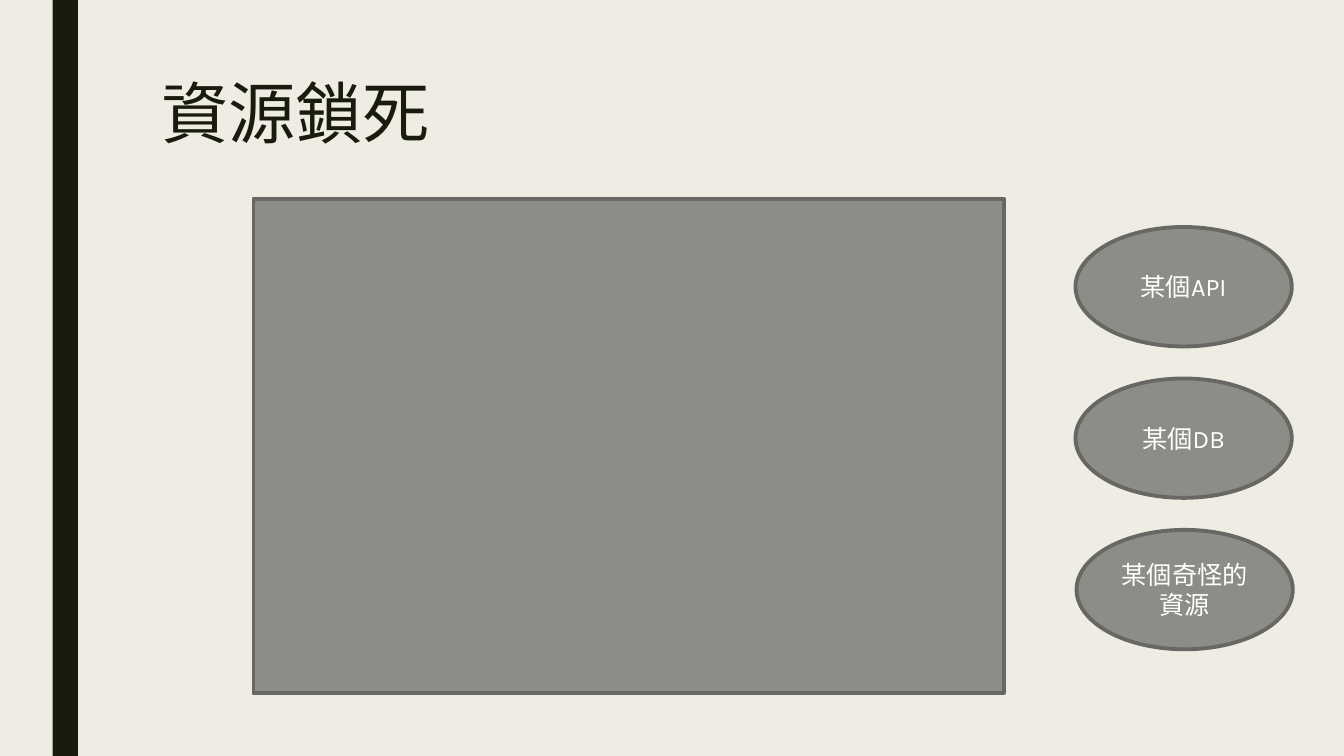
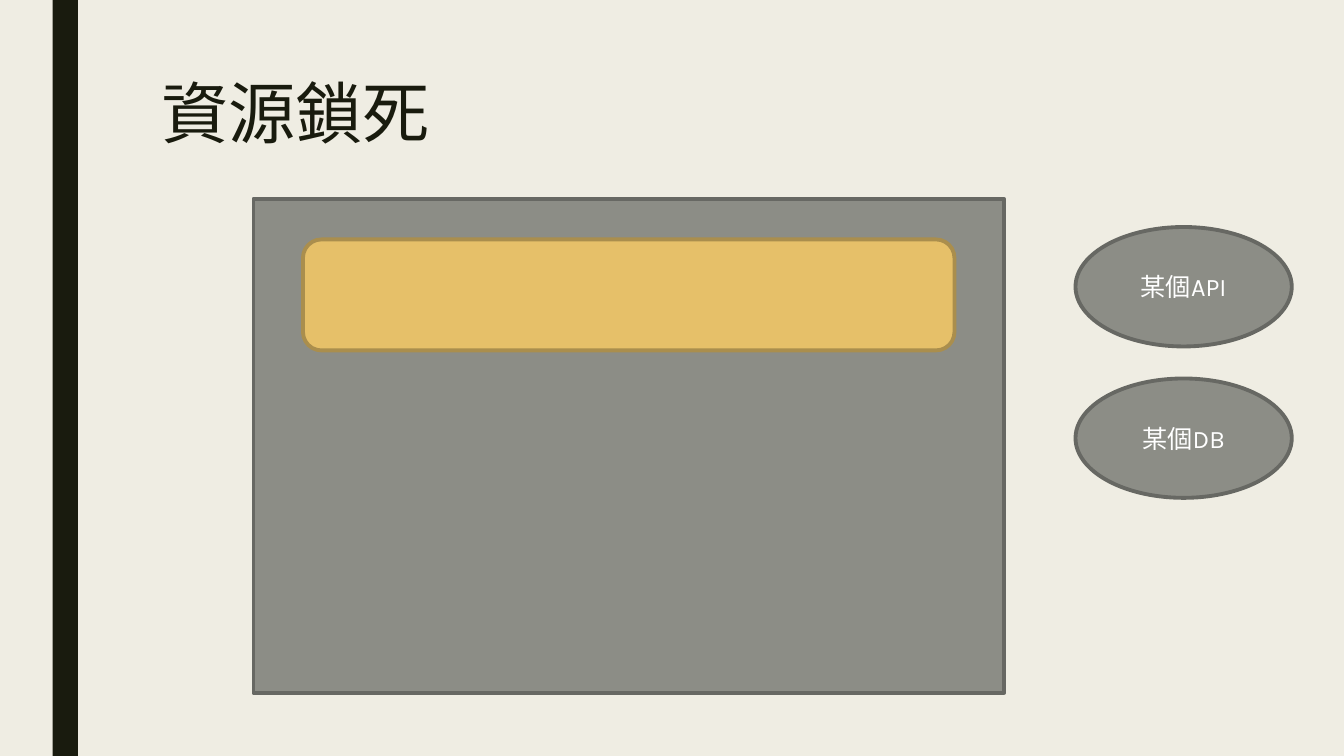
Before and after one commit to ryans610/.NET-Async-Basic, a slide deck: slide 9 of .NET非同步入門.pptx. Drawn at 1344x756 pixels with LibreOffice and Linux fonts; fonts in the diff are those of the drawing. Boxes give left, top, right and bottom in pixels: in the first picture for what was removed or moved away, otherwise in the second. Text is boxed around its words. In the diff, an @@ line names an element or a change of style, - is before the commit and + after.

Commit message:
sync

```diff
--- a/.NET非同步入門.pptx
+++ b/.NET非同步入門.pptx
@@ rounded rectangle added at box(303, 240, 955, 351), fill #E6C069, outline #AA8E4E 2.75 pt @@
@@ ellipse removed at box(1077, 530, 1294, 649) @@
-某個奇怪的資源
```
